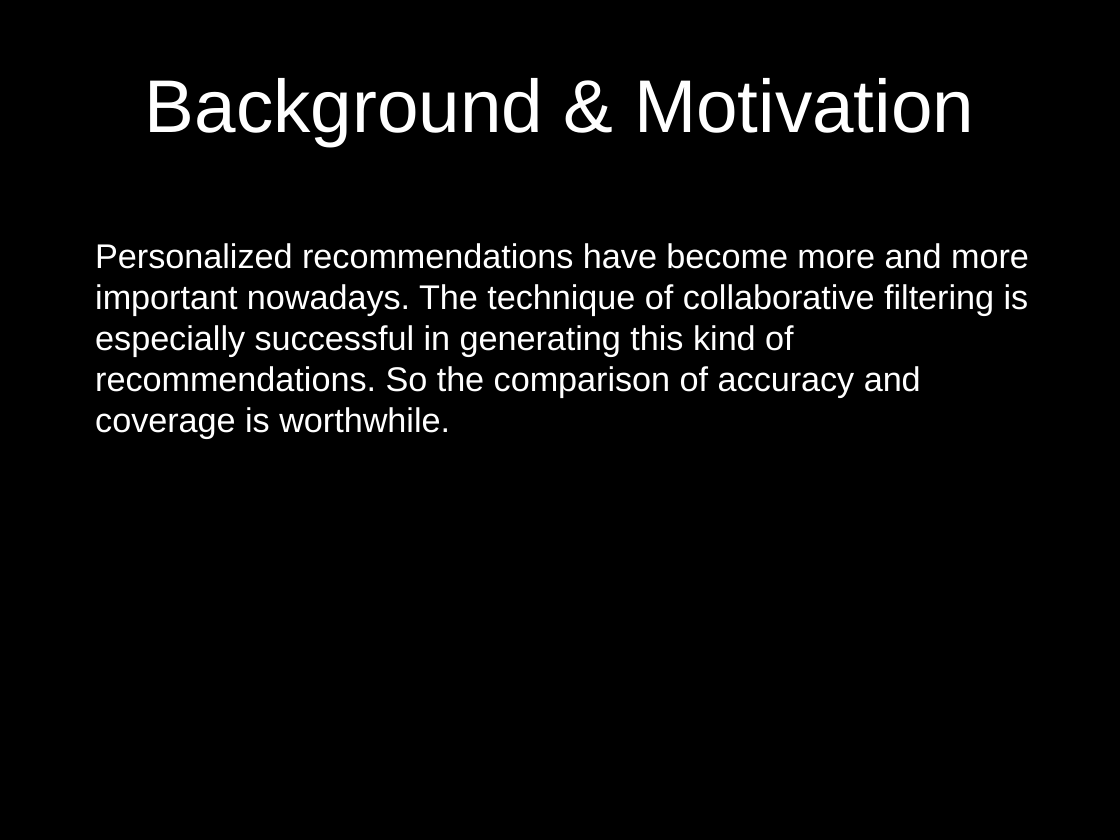
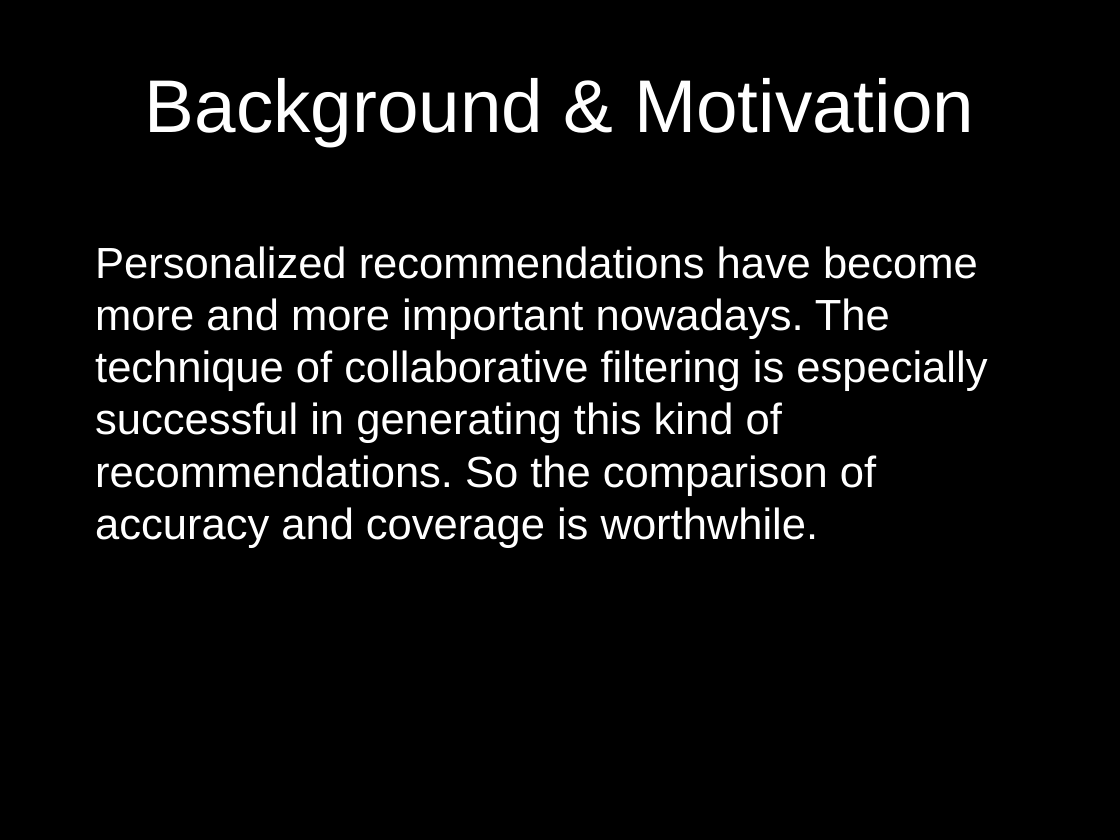
Before and after one commit to UCSBGauchos/MAE-data, a slide deck: slide 4 of Final Presentation.pptx (slide 2 before the commit). Drawn at 1120x840 pixels with LibreOffice and Linux fonts; fonts in the diff are those of the drawing; background and template pictures are left out. Boxes give left, top, right and bottom in pixels: in the first picture for what was removed or moved away, otherwise in the second. Text is boxed around its words. In the diff, an @@ line names an element or a change of style, - is before the commit and + after.

```diff
--- a/Final Presentation.pptx
+++ b/Final Presentation.pptx
@@ text "Personalized recommendations have become more ..." at bbox=[95, 246, 987, 548]: size 22 to 28 pt @@
```
Also in this commit, not shown: 5 other slides changed, 11 slides added.
